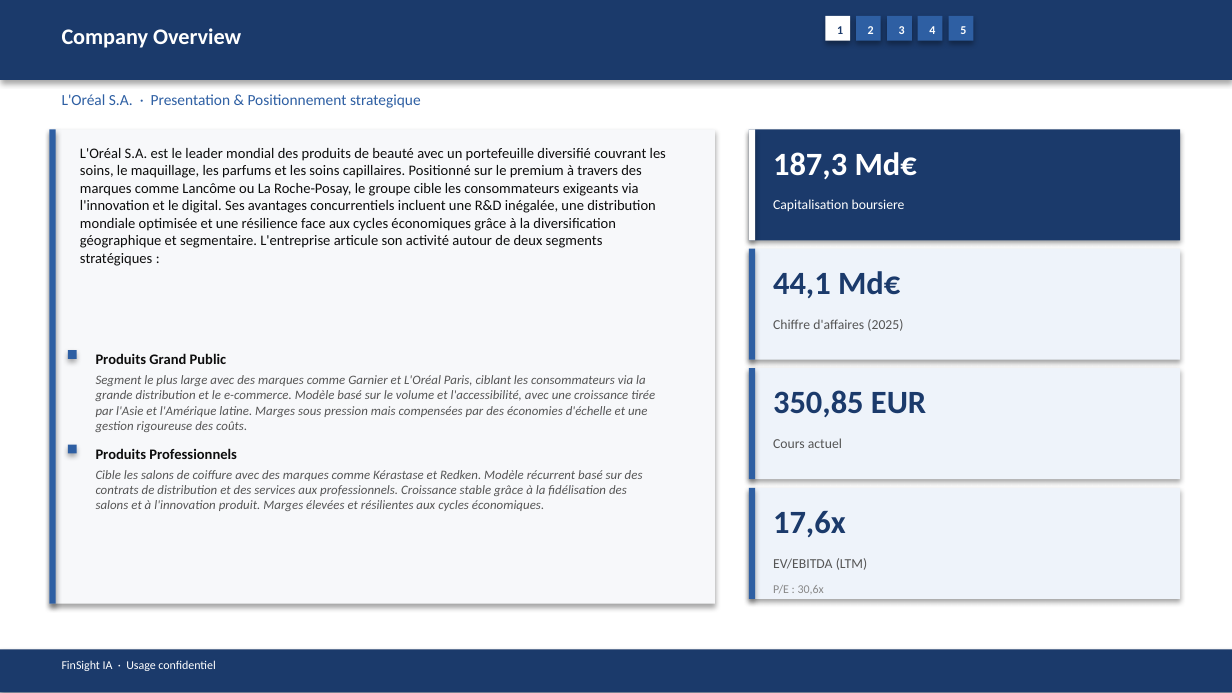
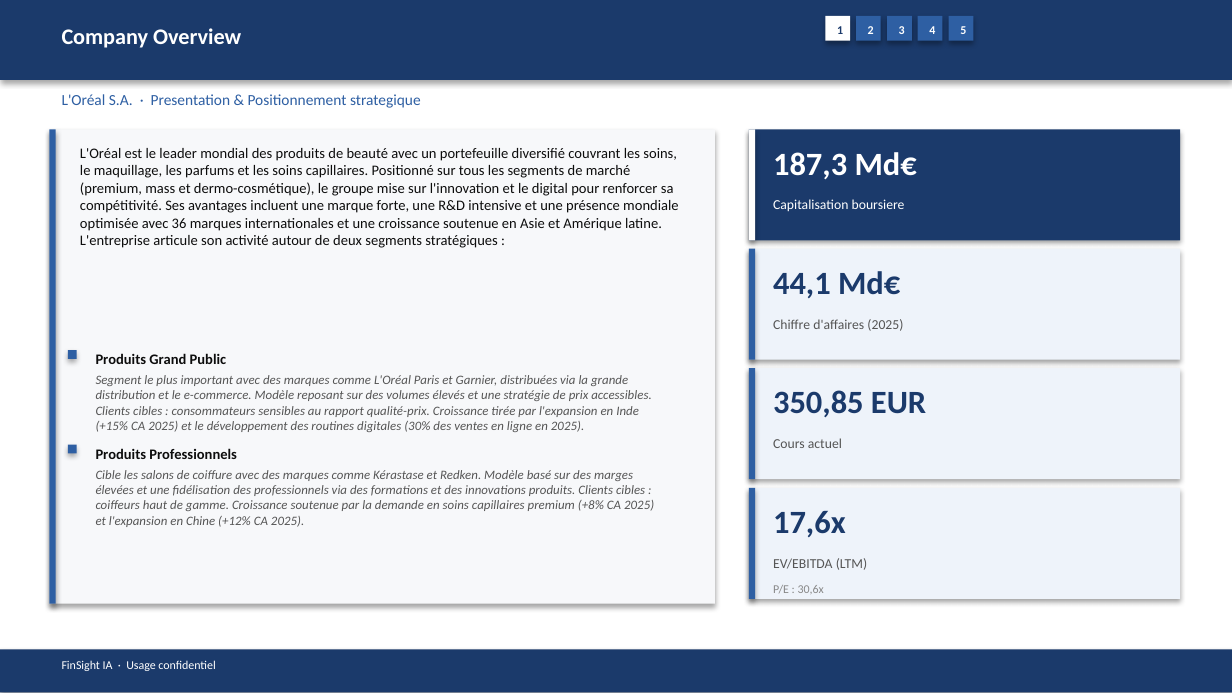
Before and after one commit to baptistejeh07-art/finsight-ia, a slide deck: slide 5 of preview/OR.PA/OR.PA_pitchbook.pptx. Drawn at 1232x693 pixels with LibreOffice and Linux fonts; fonts in the diff are those of the drawing. Boxes give left, top, right and bottom in pixels: in the first picture for what was removed or moved away, otherwise in the second. Text is boxed around its words. In the diff, an @@ line names an element or a change of style, - is before the commit and + after.

```diff
--- a/preview/OR.PA/OR.PA_pitchbook.pptx
+++ b/preview/OR.PA/OR.PA_pitchbook.pptx
@@ text at (x1=80, y1=148, x2=678, y2=248): text changed @@
-L'Oréal S.A. est le leader mondial des produits de beauté avec un portefeuille diversifié couvrant les soins, le maquillage, les parfums et les soins capillaires. Positionné sur le premium à travers des marques comme Lancôme ou La Roche-Posay, le groupe cible les consommateurs exigeants via l'innovation et le digital. Ses avantages concurrentiels incluent une R&D inégalée, une distribution mondiale optimisée et une résilience face aux cycles économiques grâce à la diversification géographique et segmentaire. L'entreprise articule son activité autour de deux segments stratégiques :
+L'Oréal est le leader mondial des produits de beauté avec un portefeuille diversifié couvrant les soins, le maquillage, les parfums et les soins capillaires. Positionné sur tous les segments de marché (premium, mass et dermo-cosmétique), le groupe mise sur l'innovation et le digital pour renforcer sa compétitivité. Ses avantages incluent une marque forte, une R&D intensive et une présence mondiale optimisée avec 36 marques internationales et une croissance soutenue en Asie et Amérique latine. L'entreprise articule son activité autour de deux segments stratégiques :
@@ text at (x1=96, y1=375, x2=652, y2=432): text changed @@
-Segment le plus large avec des marques comme Garnier et L'Oréal Paris, ciblant les consommateurs via la grande distribution et le e-commerce. Modèle basé sur le volume et l'accessibilité, avec une croissance tirée par l'Asie et l'Amérique latine. Marges sous pression mais compensées par des économies d'échelle et une gestion rigoureuse des coûts.
+Segment le plus important avec des marques comme L'Oréal Paris et Garnier, distribuées via la grande distribution et le e-commerce. Modèle reposant sur des volumes élevés et une stratégie de prix accessibles. Clients cibles : consommateurs sensibles au rapport qualité-prix. Croissance tirée par l'expansion en Inde (+15% CA 2025) et le développement des routines digitales (30% des ventes en ligne en 2025).
@@ text at (x1=96, y1=470, x2=654, y2=527): text changed @@
-Cible les salons de coiffure avec des marques comme Kérastase et Redken. Modèle récurrent basé sur des contrats de distribution et des services aux professionnels. Croissance stable grâce à la fidélisation des salons et à l'innovation produit. Marges élevées et résilientes aux cycles économiques.
+Cible les salons de coiffure avec des marques comme Kérastase et Redken. Modèle basé sur des marges élevées et une fidélisation des professionnels via des formations et des innovations produits. Clients cibles : coiffeurs haut de gamme. Croissance soutenue par la demande en soins capillaires premium (+8% CA 2025) et l'expansion en Chine (+12% CA 2025).
```
Also in this commit, not shown: 14 other slides changed, 3 other files.
